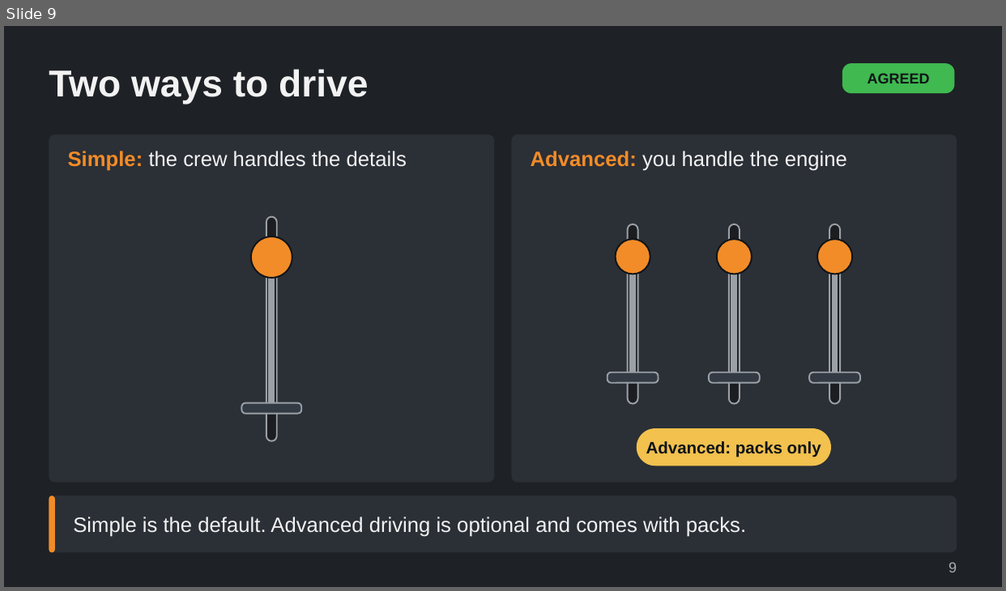
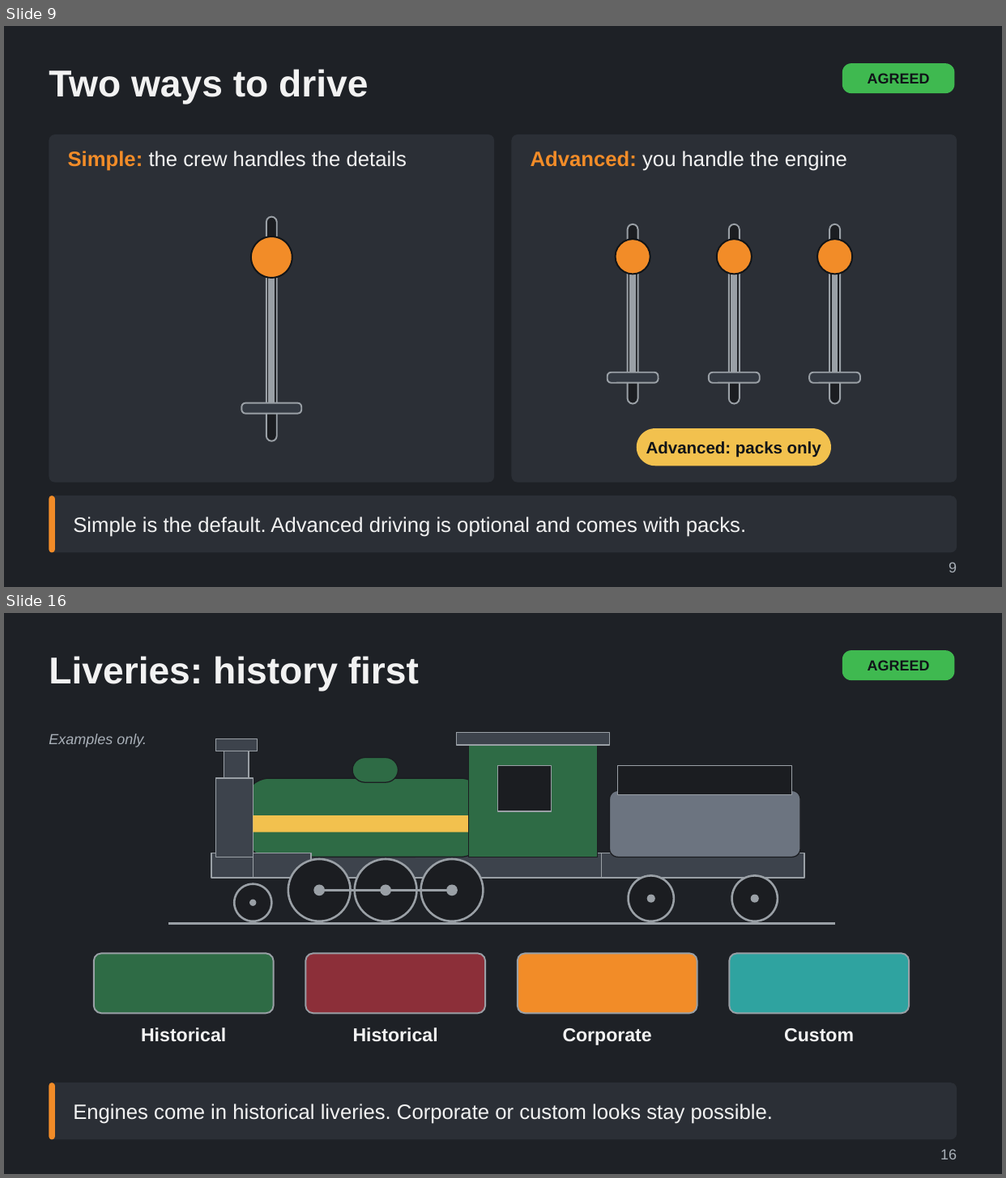
Before and after one commit to Tarenkookoo/Satisfactory---Early-Locomotion, a slide deck: Reporting/Claude Presents/Deck8_AfterLaunch_LateSteam/After_Launch_Late_Steam_Driving_and_Prestige_Explained.pptx. Shown one above the other, each under a label of ours: slide 9 before the commit, slides 9 and 16 after it; the slides between them are not shown. The pictures are 1006x591 and 1006x1178 pixels, drawn with LibreOffice and Linux fonts; fonts in the diff are those of the drawing. Boxes give left, top, right and bottom in pixels: in the first picture for what was removed or moved away, otherwise in the second. Text is boxed around its words. In the diff, an @@ line names an element or a change of style, - is before the commit and + after.

```diff
--- a/Reporting/Claude Presents/Deck8_AfterLaunch_LateSteam/After_Launch_Late_Steam_Driving_and_Prestige_Explained.pptx
+++ b/Reporting/Claude Presents/Deck8_AfterLaunch_LateSteam/After_Launch_Late_Steam_Driving_and_Prestige_Explained.pptx
@@ slide 16 added at [4, 613, 1002, 1174], background #1E2126 @@
@@ title added at [49, 656, 419, 692], 36 pt, text #F2F2F2, bold @@
+Liveries: history first
@@ rounded rectangle added at [842, 650, 955, 680], fill #3FB950, 14 pt, text #101418, bold @@
+AGREED
@@ group added at [49, 733, 909, 1046]: 12 ellipses, 11 rectangles, 7 rounded rectangles, 5 texts, 2 lines @@
+Historical
+Historical
+Corporate
+Custom
+Examples only.
@@ rounded rectangle added at [49, 1083, 957, 1140], fill #2B2F36, 20 pt, text #F2F2F2 @@
+Engines come in historical liveries. Corporate or custom looks stay possible.
@@ rounded rectangle added at [49, 1083, 55, 1140], fill #F28C28 @@
@@ text added at [940, 1149, 957, 1160], 14 pt, text #A9B0B8 @@
+16
```
Also in this commit, not shown: 7 other slides added, 2 other files.
